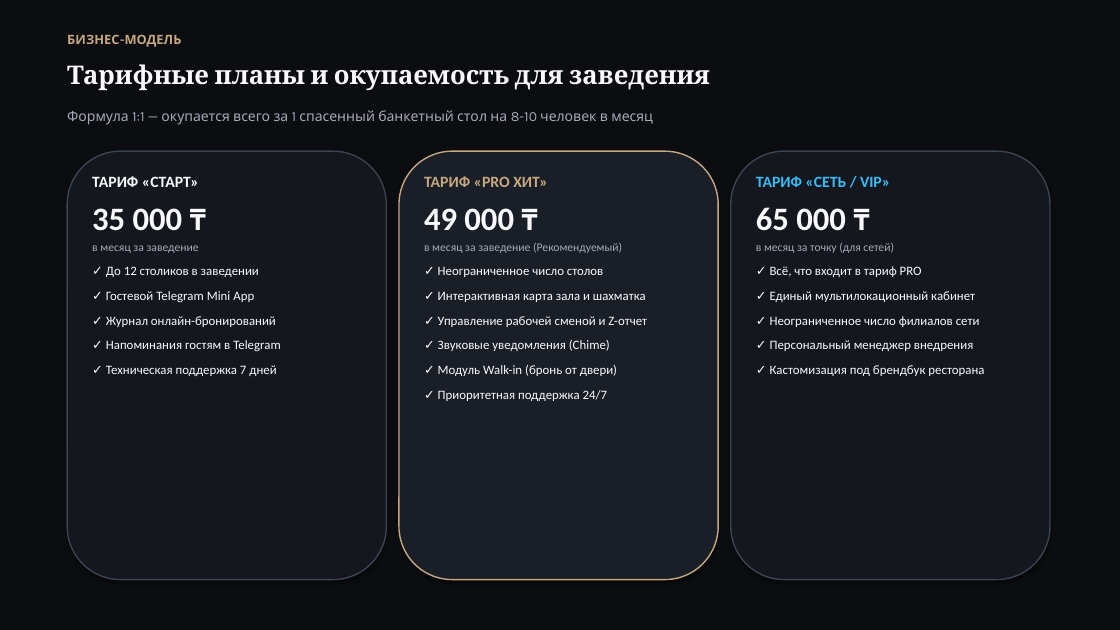
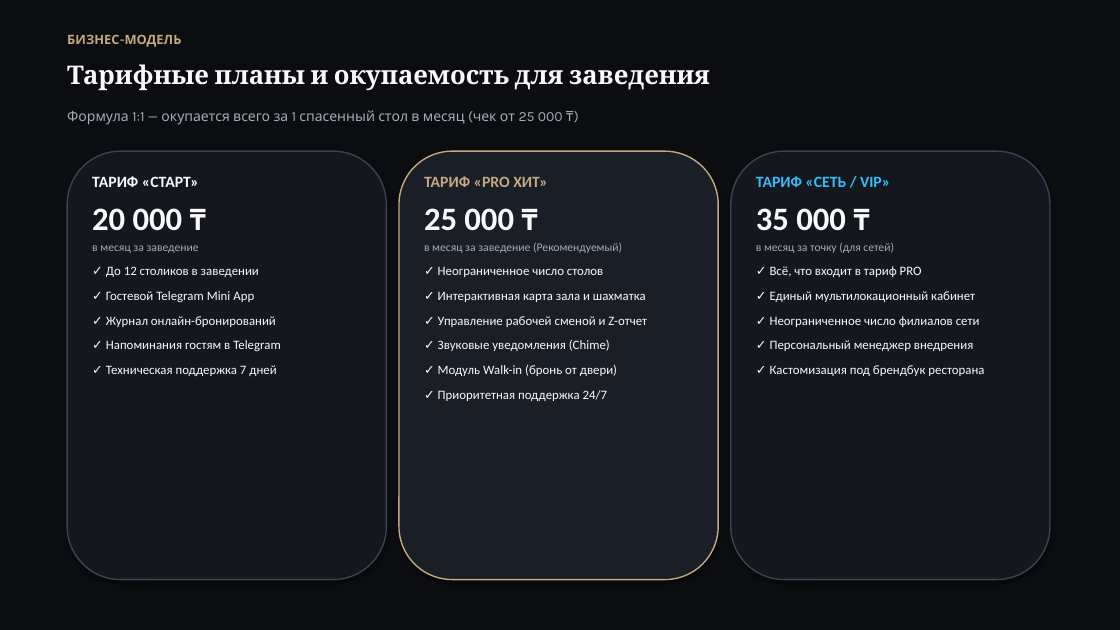
Before and after one commit to Sp1ceMan/restokz-bot, a slide deck: slide 13 of RestoKZ_Presentation.pptx. Drawn at 1120x630 pixels with LibreOffice and Linux fonts; fonts in the diff are those of the drawing. Boxes give left, top, right and bottom in pixels: in the first picture for what was removed or moved away, otherwise in the second. Text is boxed around its words. In the diff, an @@ line names an element or a change of style, - is before the commit and + after.

```diff
--- a/RestoKZ_Presentation.pptx
+++ b/RestoKZ_Presentation.pptx
@@ text at [67, 110, 563, 125]: text changed @@
-Формула 1:1 — окупается всего за 1 спасенный банкетный стол на 8-10 человек в месяц
+Формула 1:1 — окупается всего за 1 спасенный стол в месяц (чек от 25 000 ₸)
@@ text at [92, 208, 183, 231]: text changed @@
-35 000 ₸
+20 000 ₸
@@ text at [424, 208, 514, 231]: text changed @@
-49 000 ₸
+25 000 ₸
@@ text at [756, 208, 846, 231]: text changed @@
-65 000 ₸
+35 000 ₸
```
Also in this commit, not shown: 3 other slides changed, 4 other files.
